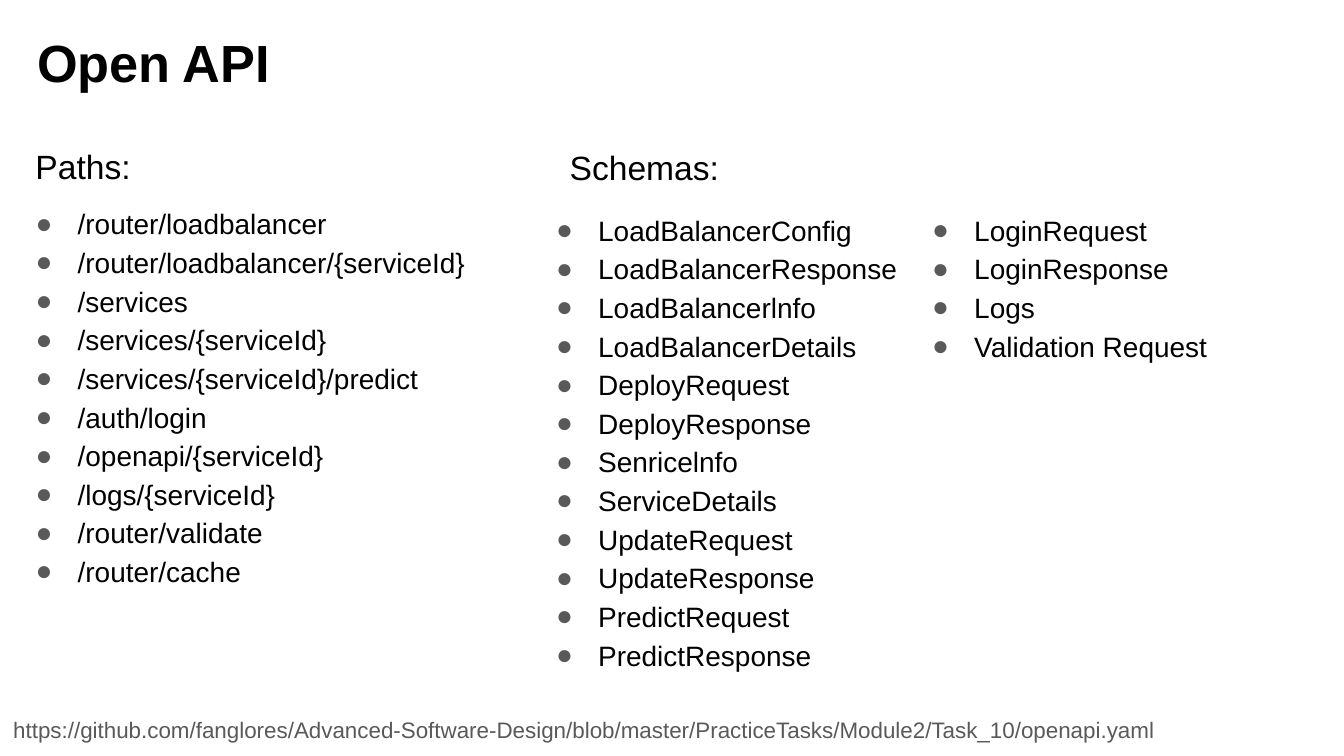
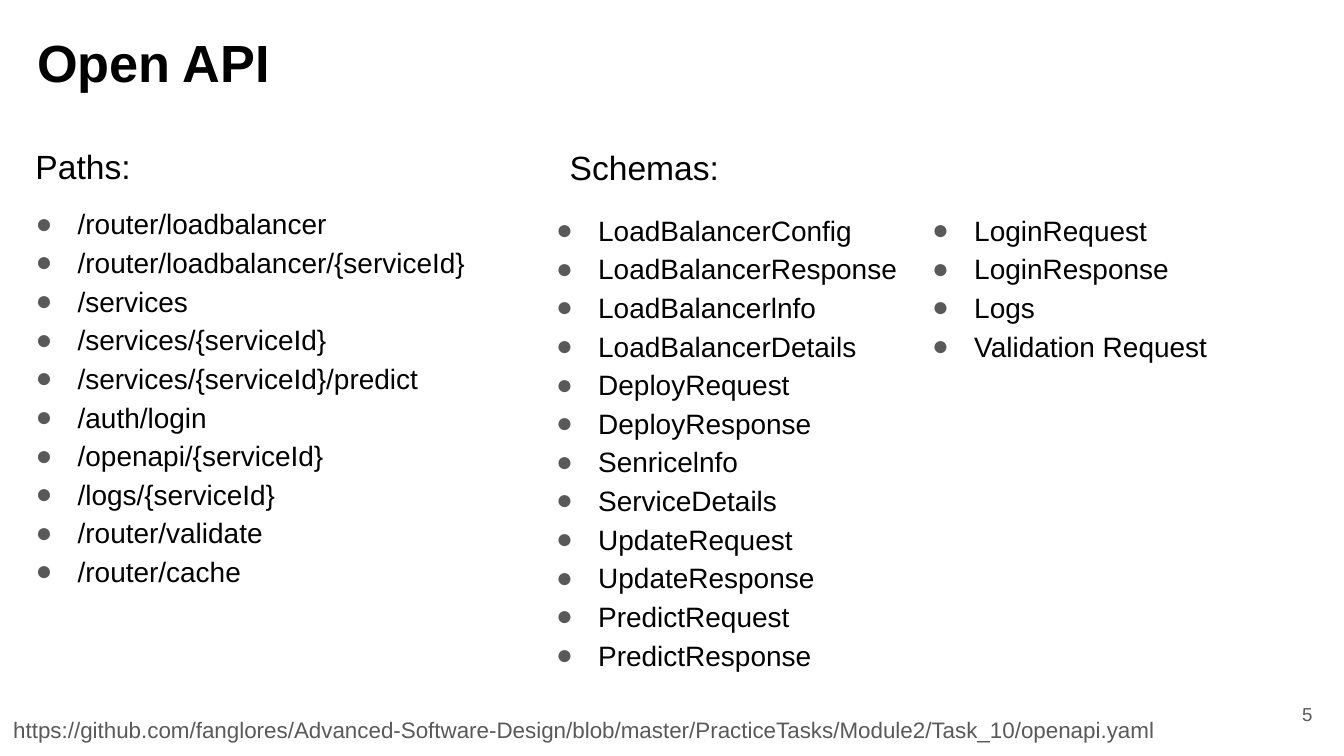
Before and after one commit to fanglores/Advanced-Software-Design, a slide deck: slide 5 of PracticeTasks/Module2/Task_10/Task_10.pptx. Drawn at 1344x756 pixels with LibreOffice and Linux fonts; fonts in the diff are those of the drawing. Boxes give left, top, right and bottom in pixels: in the first picture for what was removed or moved away, otherwise in the second. Text is boxed around its words. In the diff, an @@ line names an element or a change of style, - is before the commit and + after.

```diff
--- a/PracticeTasks/Module2/Task_10/Task_10.pptx
+++ b/PracticeTasks/Module2/Task_10/Task_10.pptx
@@ page number added at [1302, 708, 1312, 721], 10 pt, text #595959 @@
+5
```
Also in this commit, not shown: 9 other slides changed, 3 other files.
